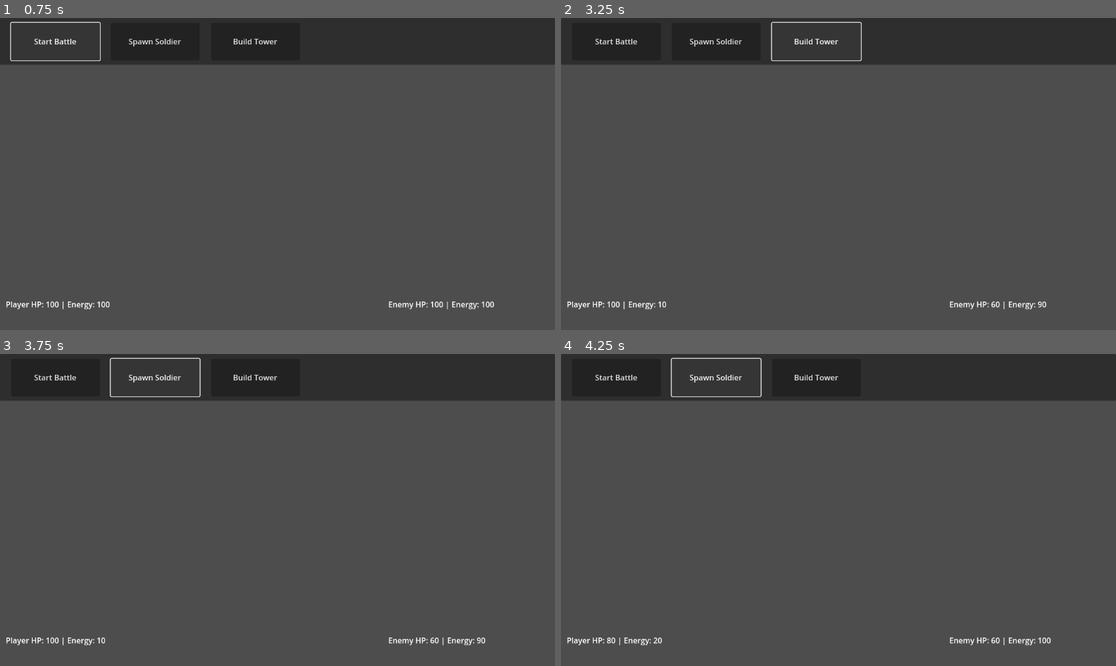
Above: before the commit, frames 1-4 (two rows, left to right).
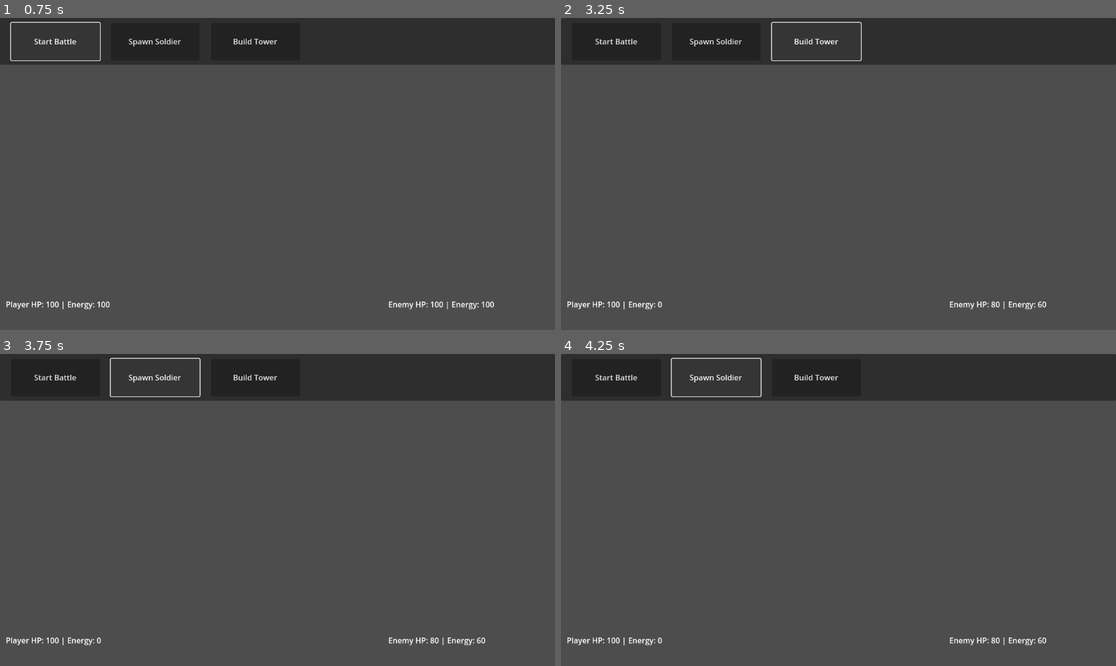
Above: after the commit, the same moments.

Repository: Incube700/Terrion
Game: Godot game, scene res://scenes/Battle.tscn
The game is run twice, just before and just after one commit, with the same random seed, the same clock (stepped at 60 frames per second) and the same inputs.
Inputs:
- Up to frame 1 (0.75 s): click "Start Battle" at 0.5 s
- Up to frame 2 (3.25 s): click "Start Battle" at 1.25 s; click "Spawn Soldier" at 2 s; click "Build Tower" at 2.75 s
- Up to frame 3 (3.75 s): click "Spawn Soldier" at 3.5 s
- Up to frame 4 (4.25 s): no input

Frame 1 is identical in both runs. In frame 2, less than 0.1% of the frame differs, in the area x 17-87%, y 90-93%; in frame 3, less than 0.1%; in frame 4, 0.1%, in the area x 8-89%, y 90-94%.
Error before the commit: Invalid assignment of property or key 'spawner_type' with value of type 'String' on a base object of type 'CharacterBody3D (Unit.gd)'. (res://scripts/BattleMan…
Error after the commit: Invalid access to property or key 'start_button' on a base object of type 'CanvasLayer (BattleUI.gd)'. (res://scripts/BattleManager.gd:98)

Commit message:
wip: backup before restoring visual field, line, and core mesh visibility in battle scene

Diff:
--- a/scripts/BattleManager.gd
+++ b/scripts/BattleManager.gd
@@ -38,16 +38,8 @@
 var enemy_ai: Node = null
 
 func _ready():
-	# Найти все линии и спавнеры (ищем Lane1, Lane2, Lane3 как дочерние узлы Battle)
-	lanes = [
-		get_node("Lane1"),
-		get_node("Lane2"),
-		get_node("Lane3")
-	]
-	for lane in lanes:
-		player_spawners.append(lane.get_node("PlayerSpawner" + str(lanes.find(lane)+1)))
-		enemy_spawners.append(lane.get_node("EnemySpawner" + str(lanes.find(lane)+1)))
-	battle_ui = get_node("BattleUI")
+	# Получаем UI
+	battle_ui = get_node_or_null("BattleUI")
 	if battle_ui:
 		battle_ui.update_info(player_base_hp, player_energy, enemy_base_hp, enemy_energy)
 		battle_ui.start_battle.connect(_on_start_battle)
@@ -55,78 +47,60 @@
 		battle_ui.build_structure_drag.connect(_on_build_structure_drag)
 		battle_ui.spawn_soldier.connect(_on_spawn_soldier)
 		battle_ui.build_tower.connect(_on_build_tower)
-	# Запустить таймеры спавна
-	for spawner in player_spawners + enemy_spawners:
-		spawner.get_node("SpawnTimer").autostart = true
-		spawner.get_node("SpawnTimer").start()
-	# Запустить таймер энергии
-	var energy_timer = Timer.new()
-	energy_timer.wait_time = energy_tick_time
-	energy_timer.autostart = true
-	energy_timer.timeout.connect(_on_energy_timer)
-	add_child(energy_timer)
-
-	# Добавить зелёное поле (трава)
-	var field = MeshInstance3D.new()
-	var plane = PlaneMesh.new()
-	plane.size = Vector2(20, 30)
-	field.mesh = plane
-	field.transform.origin = Vector3(0, 0, 0)
-	var field_mat = StandardMaterial3D.new()
-	field_mat.albedo_color = Color(0.2, 0.7, 0.2, 1.0) # зелёная трава
-	field.set_surface_override_material(0, field_mat)
-	add_child(field)
-
-	# Добавить горизонтальную линию (разделение поля)
-	var line = MeshInstance3D.new()
-	var box = BoxMesh.new()
-	box.size = Vector3(20, 0.1, 0.2)
-	line.mesh = box
-	line.transform.origin = Vector3(0, 0.05, 0)
-	var line_mat = StandardMaterial3D.new()
-	line_mat.albedo_color = Color(1,1,1,1)
-	line.set_surface_override_material(0, line_mat)
-	add_child(line)
-
-	# Добавить ядро игрока (синее)
-	var player_core = MeshInstance3D.new()
-	player_core.mesh = SphereMesh.new()
-	player_core.transform.origin = Vector3(0, 0.5, -13)
-	var player_mat = StandardMaterial3D.new()
-	player_mat.albedo_color = Color(0.2, 0.6, 1, 1)
-	player_core.set_surface_override_material(0, player_mat)
-	add_child(player_core)
-
-	# Добавить ядро врага (красное)
-	var enemy_core = MeshInstance3D.new()
-	enemy_core.mesh = SphereMesh.new()
-	enemy_core.transform.origin = Vector3(0, 0.5, 13)
-	var enemy_mat = StandardMaterial3D.new()
-	enemy_mat.albedo_color = Color(1, 0.2, 0.2, 1)
-	enemy_core.set_surface_override_material(0, enemy_mat)
-	add_child(enemy_core)
-
-	# Добавить стартовый башенный спавнер игрока
-	place_spawner("player", "tower", Vector3(-4, 0, -10))
-	# Добавить стартовый башенный спавнер врага
-	place_spawner("enemy", "tower", Vector3(4, 0, 10))
+
+	# Создаём ядра и стартовые спавнеры
+	create_cores_and_spawners()
 
 	# Инициализация AI врага
 	init_enemy_ai()
 
-	enemy_ai = load("res://scripts/EnemyAI.gd").new(self)
-	add_child(enemy_ai)
+	# Не запускаем бой сразу — ждём нажатия Start Battle
+	battle_started = false
 	update_hud()
+
+func create_cores_and_spawners():
+	# Удаляем старые ядра, если есть
+	for node in get_children():
+		if node.name == "PlayerCore" or node.name == "EnemyCore":
+			node.queue_free()
+
+	# Создаём ядро игрока (синее)
+	var player_core_scene = preload("res://scenes/Core.tscn")
+	var player_core = player_core_scene.instantiate()
+	player_core.name = "PlayerCore"
+	player_core.position = Vector3(0, 0.5, -13)
+	add_child(player_core)
+
+	# Создаём ядро врага (красное)
+	var enemy_core_scene = preload("res://scenes/Core.tscn")
+	var enemy_core = enemy_core_scene.instantiate()
+	enemy_core.name = "EnemyCore"
+	enemy_core.position = Vector3(0, 0.5, 13)
+	add_child(enemy_core)
+
+	# Создаём стартовые спавнеры игрока и врага
+	create_start_spawner("player", Vector3(-4, 0, -10))
+	create_start_spawner("enemy", Vector3(4, 0, 10))
+
+func create_start_spawner(team: String, position: Vector3):
+	var spawner_scene = preload("res://scenes/Spawner.tscn")
+	var spawner = spawner_scene.instantiate()
+	spawner.position = position
+	spawner.name = team.capitalize() + "StartSpawner"
+	spawner.set("team", team)
+	add_child(spawner)
+	spawner.add_to_group("spawners")
 
 func _on_start_battle():
 	print("Битва началась!")
 	battle_started = true
 	if battle_ui:
 		battle_ui.start_button.hide()
-	# Запустить таймеры спавна
-	for spawner in player_spawners + enemy_spawners:
-		spawner.get_node("SpawnTimer").autostart = true
-		spawner.get_node("SpawnTimer").start()
+	# Запустить таймеры спавна только после старта боя
+	for spawner in get_tree().get_nodes_in_group("spawners"):
+		if spawner.has_node("SpawnTimer"):
+			spawner.get_node("SpawnTimer").autostart = true
+			spawner.get_node("SpawnTimer").start()
 
 func _on_energy_timer():
 	if not battle_started:
